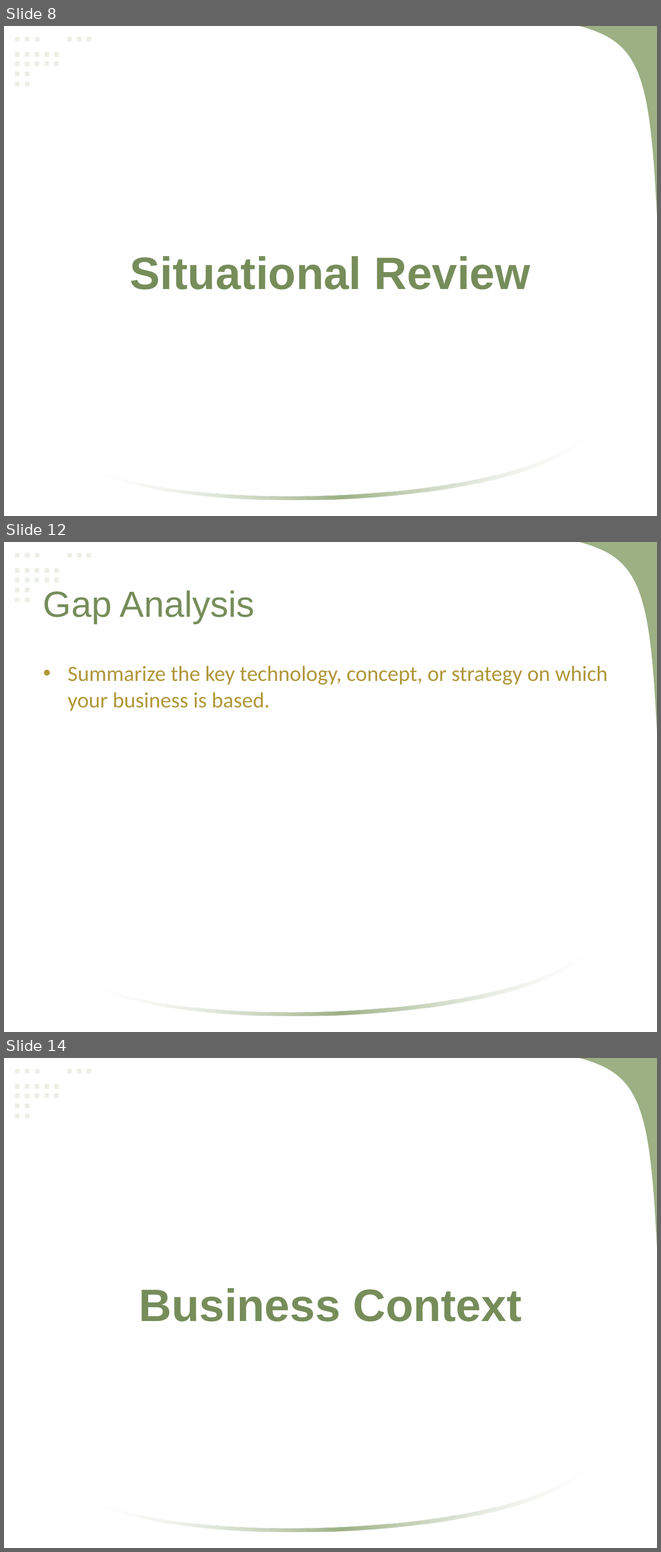
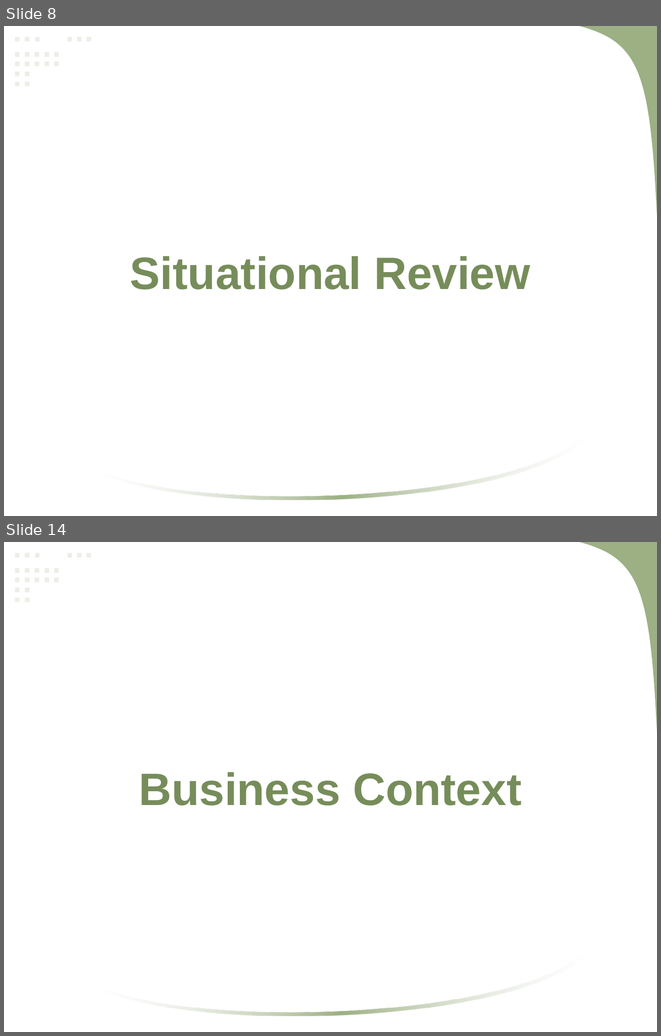
Before and after one commit to mlbelchez/Project---MNSYSIT, a slide deck: Presentation/Neomace Travel and Tours.pptx. Shown one above the other, each under a label of ours: slides 8, 12 and 14 before the commit, slides 8 and 14 after it; the slides between them are not shown. The pictures are 661x1552 and 661x1036 pixels, drawn with LibreOffice and Linux fonts; fonts in the diff are those of the drawing. Boxes give left, top, right and bottom in pixels: in the first picture for what was removed or moved away, otherwise in the second. Text is boxed around its words. In the diff, an @@ line names an element or a change of style, - is before the commit and + after.

```diff
--- a/Presentation/Neomace Travel and Tours.pptx
+++ b/Presentation/Neomace Travel and Tours.pptx
@@ slide 12 removed at (4,542,657,1032), background #FFFFFF; not listed: 22 template elements that a slide beside it also shows @@
@@ title removed at (43,590,255,623) @@
-Gap Analysis
@@ text removed at (68,665,608,711) @@
-• Summarize the key technology, concept, or strategy on which your business is based.
```
Also in this commit, not shown: 8 slides changed, 10 slides added, 3 other slides removed.
